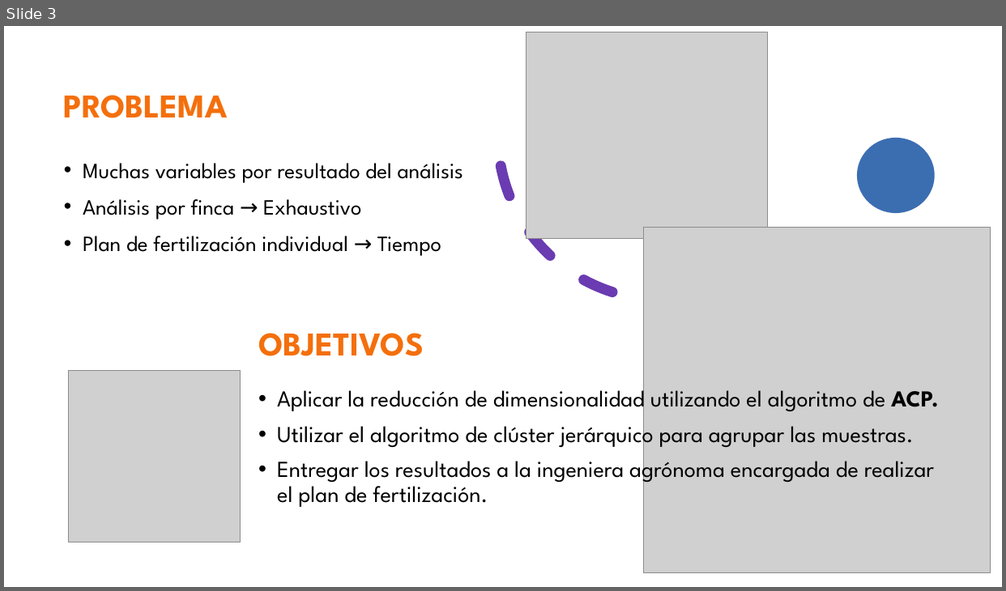
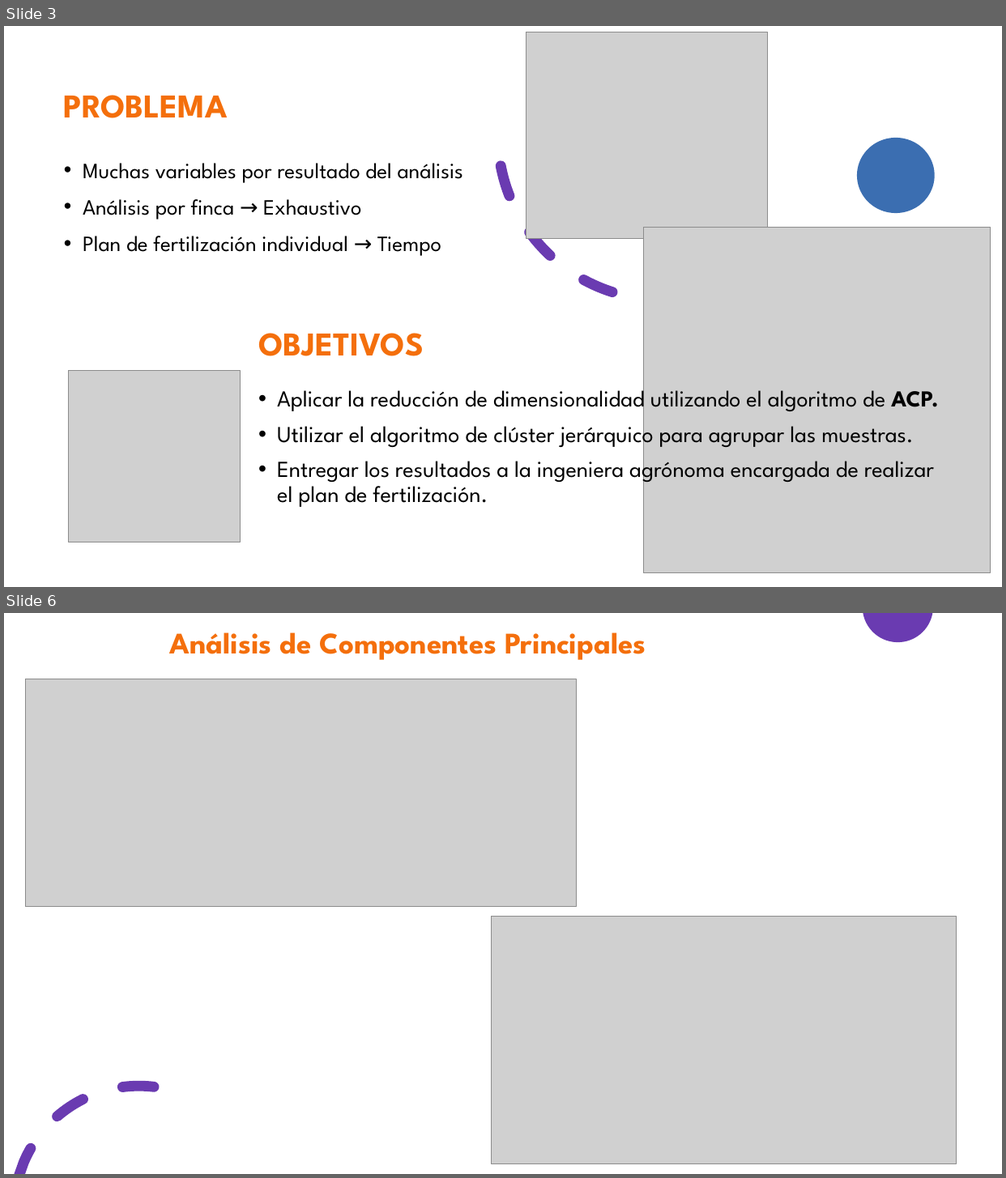
Before and after one commit to lplugof62/lorena_lugo_KC, a slide deck: Proyecto final/Sustentación data science.pptx. Shown one above the other, each under a label of ours: slide 3 before the commit, slides 3 and 6 after it; the slides between them are not shown. The pictures are 1006x591 and 1006x1178 pixels, drawn with LibreOffice and Linux fonts; fonts in the diff are those of the drawing; grey boxes stand for pictures. Boxes give left, top, right and bottom in pixels: in the first picture for what was removed or moved away, otherwise in the second. Text is boxed around its words. In the diff, an @@ line names an element or a change of style, - is before the commit and + after.

```diff
--- a/Proyecto final/Sustentación data science.pptx
+++ b/Proyecto final/Sustentación data science.pptx
@@ slide 6 added at bbox=[4, 613, 1002, 1174], background #FFFFFF; not listed: 2 template elements that a slide beside it also shows @@
@@ title added at bbox=[170, 632, 646, 660], 28.8 pt, text #F46F0C, bold @@
+Análisis de Componentes Principales
@@ picture added at bbox=[26, 679, 576, 907] @@
@@ picture added at bbox=[492, 916, 957, 1164] @@
```
Also in this commit, not shown: 1 slide changed, 7 other slides added, 2 slides removed.
